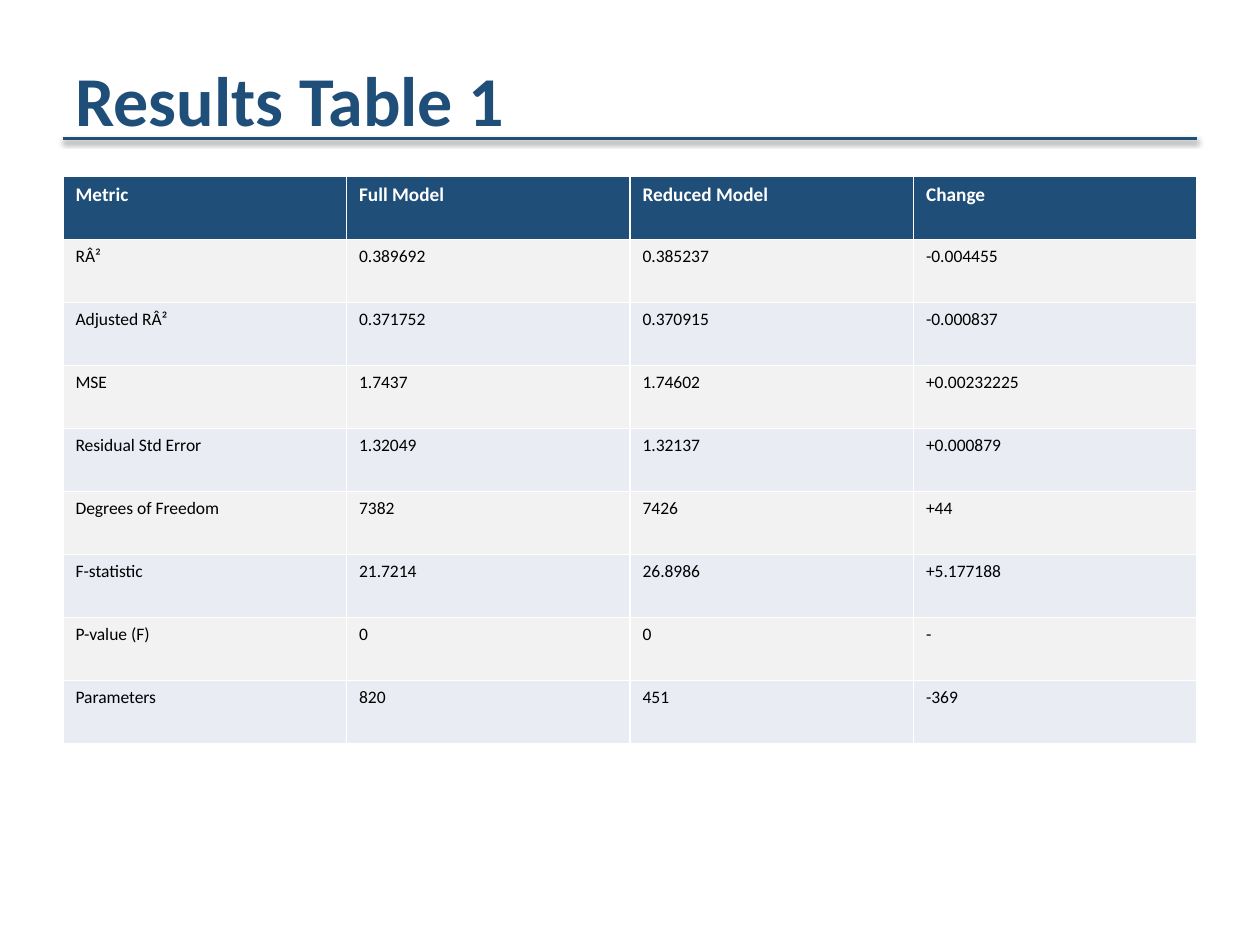
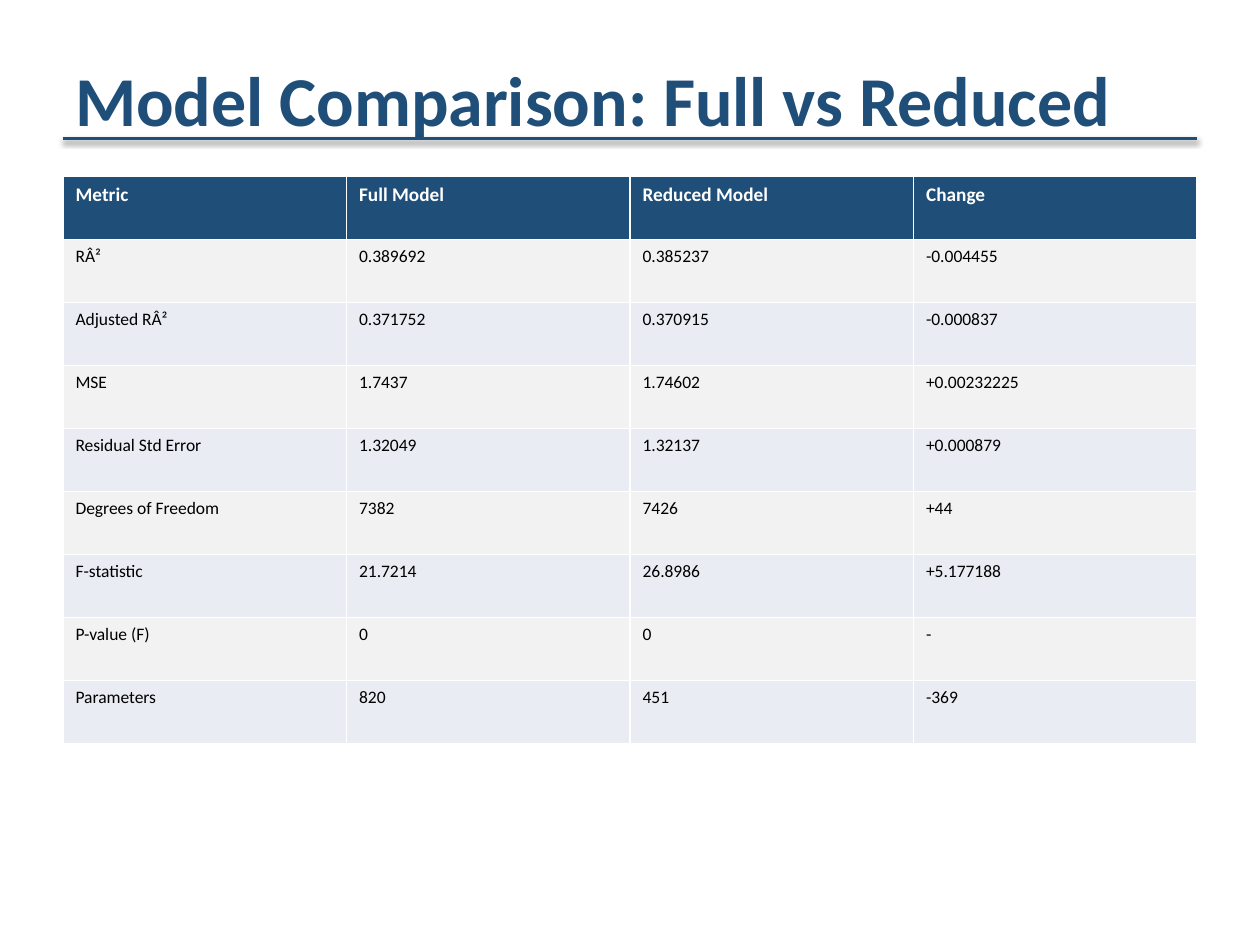
Before and after one commit to VictorBlakeG/doe, a slide deck: slide 4 of outputs/doe_analysis_reduced.pptx (slide 22 before the commit). Drawn at 1260x945 pixels with LibreOffice and Linux fonts; fonts in the diff are those of the drawing. Boxes give left, top, right and bottom in pixels: in the first picture for what was removed or moved away, otherwise in the second. Text is boxed around its words. In the diff, an @@ line names an element or a change of style, - is before the commit and + after.

Commit message:
Reorganize PowerPoint slides: fit diagram, equation, comparison, ANOVA, LOF, parameters, leverage plots

```diff
--- a/outputs/doe_analysis_reduced.pptx
+++ b/outputs/doe_analysis_reduced.pptx
@@ text at [75, 77, 1110, 143]: text changed @@
-Results Table 1
+Model Comparison: Full vs Reduced
```
Also in this commit, not shown: 3 other slides changed, 52 slides added, 20 slides removed, 4 other files.
